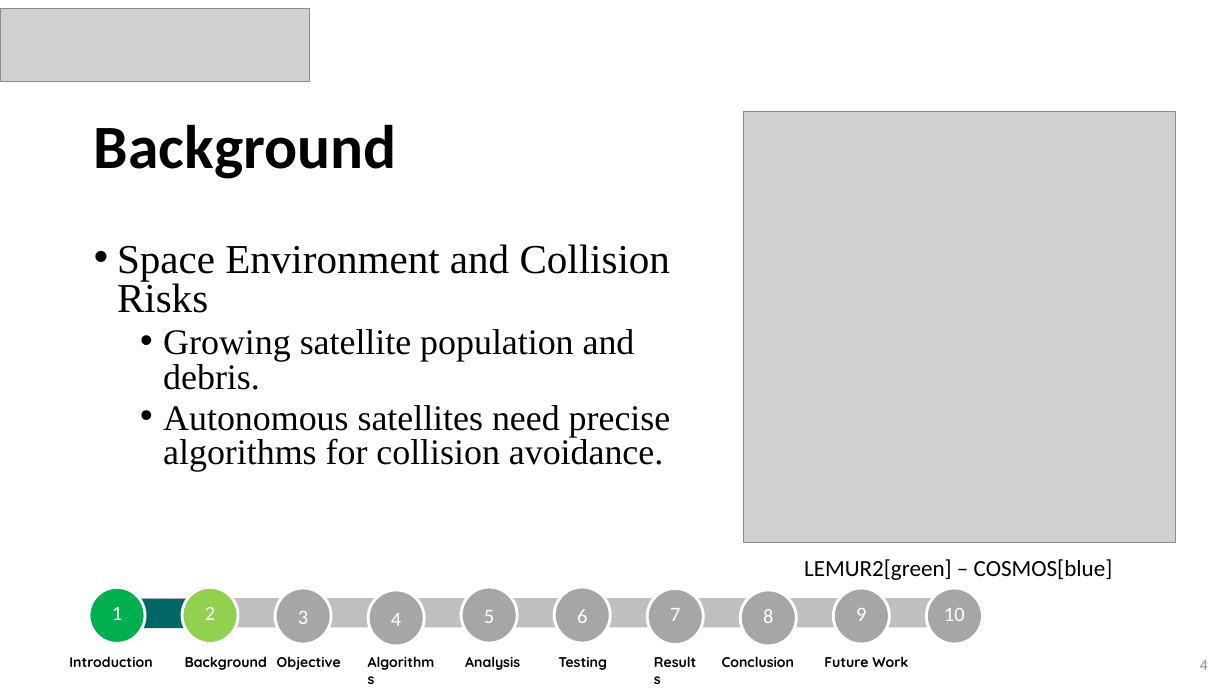
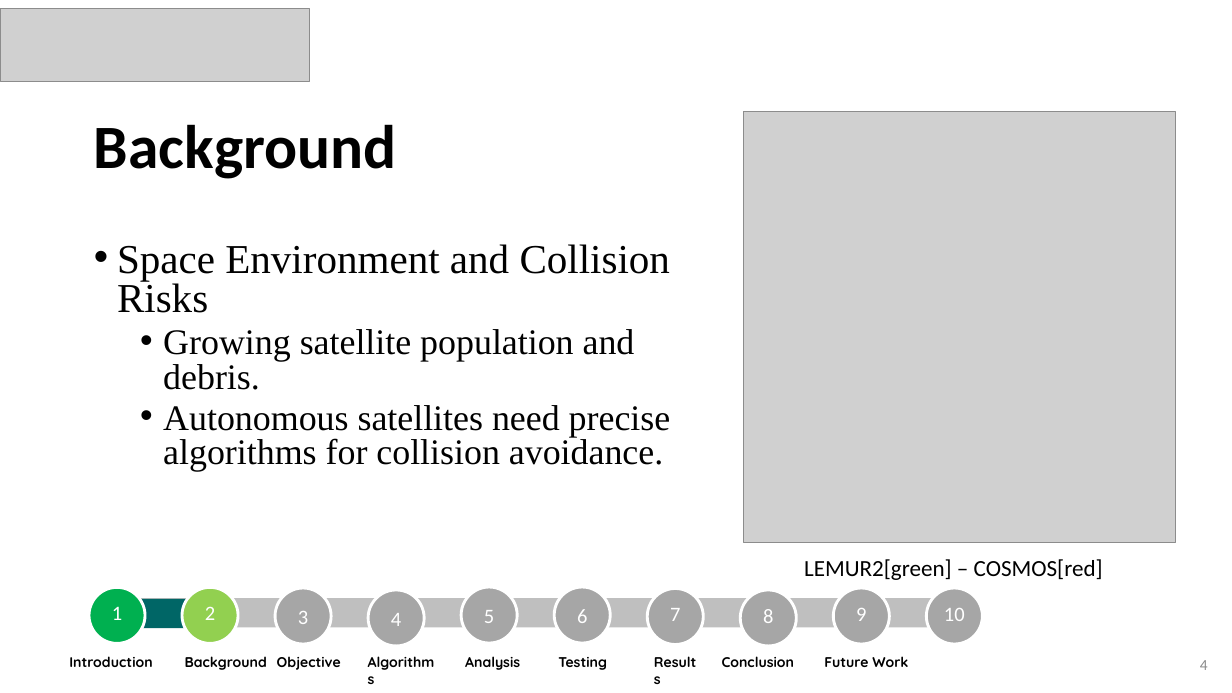
Before and after one commit to BraudeMechInd4-0/Autonomous-satellite-, a slide deck: slide 4 of project/Project presenation/Project Final A.pptx. Drawn at 1232x693 pixels with LibreOffice and Linux fonts; fonts in the diff are those of the drawing; grey boxes stand for pictures. Boxes give left, top, right and bottom in pixels: in the first picture for what was removed or moved away, otherwise in the second. Text is boxed around its words. In the diff, an @@ line names an element or a change of style, - is before the commit and + after.

```diff
--- a/project/Project presenation/Project Final A.pptx
+++ b/project/Project presenation/Project Final A.pptx
@@ text at (804,559,1103,580): text changed @@
-LEMUR2[green] – COSMOS[blue]
+LEMUR2[green] – COSMOS[red]
```
Also in this commit, not shown: 2 other slides changed.
